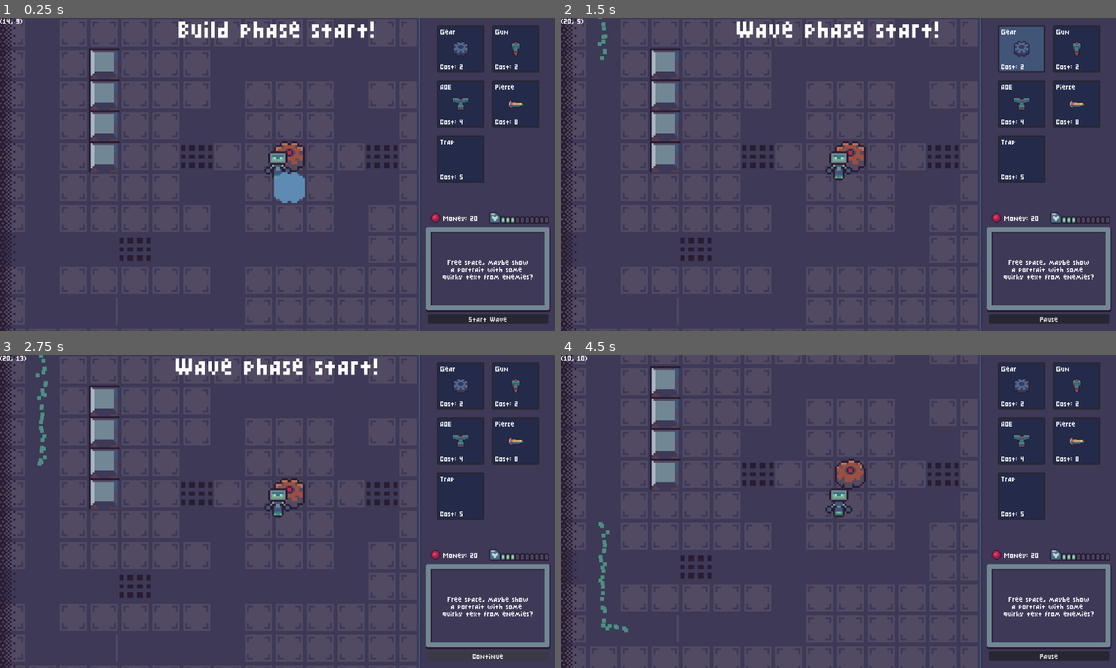
Above: before the commit, frames 1-4 (two rows, left to right).
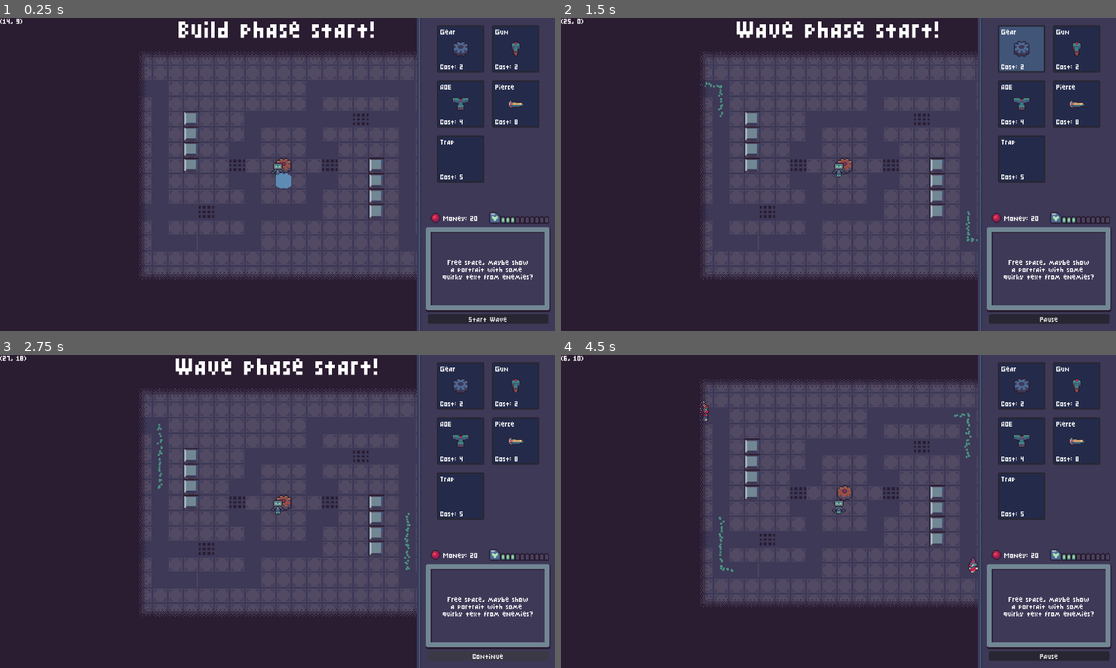
Above: after the commit, the same moments.

Repository: aughckt/spin-to-win
Game: Godot game, scene res://structure/meta/level_manager.tscn
The game is run twice, just before and just after one commit, with the same random seed, the same clock (stepped at 60 frames per second) and the same inputs. The engine's default icon, where the game draws it, is replaced by a stand-in: a white triangle on a blue panel in a dark square.
Inputs (mouse positions are in pixels of both pictures, inside the frame that each line leads up to):
- Up to frame 1 (0.25 s): no input
- Up to frame 2 (1.5 s): click "Start Wave" at 0.5 s; click (1021, 49) at 1.27 s
- Up to frame 3 (2.75 s): click "Pause" at 2 s
- Up to frame 4 (4.5 s): click "Continue" at 2.75 s; tap Enter at 3.5 s; move the mouse to (960, 495) at 3.52 s; hold D (right) 3.53-4.28 s; hold E (interact) 3.53-4.28 s; click (960, 495) at 3.67 s; move the mouse to (727, 527) at 4.27 s; hold S (down) from 4.28 s (still down); tap Mouse wheel down (scroll_down) at 4.35 s

The runs differ from the first frame. In frame 1, 40% of the frame differs, in the area x 0-76%, y 0-100%; in frame 2, 40%; in frame 3, 40%; in frame 4, 41%.

Commit message:
add quips to speaker tower

Diff:
--- a/environment/environment.gd
+++ b/environment/environment.gd
@@ -11,6 +11,7 @@
 @export var underground_gears: Node2D
 @export var bullets: Node2D
 @export var towers: Node2D
+@export var quips: Node2D
 @export var troopers: Node2D
 @export var coords_label: Label
 @export var budget: int = 20
--- a/environment/environment.tscn
+++ b/environment/environment.tscn
@@ -208,7 +208,7 @@
 custom_data_layer_0/type = 2
 sources/0 = SubResource("TileSetAtlasSource_h6u84")
 
-[node name="Environment" type="Node2D" unique_id=123182581 node_paths=PackedStringArray("terrainmap", "tilemap", "gearmap", "gears", "underground_gears", "bullets", "towers", "troopers", "coords_label", "hud", "build_visual", "hud_layer")]
+[node name="Environment" type="Node2D" unique_id=123182581 node_paths=PackedStringArray("terrainmap", "tilemap", "gearmap", "gears", "underground_gears", "bullets", "towers", "quips", "troopers", "coords_label", "hud", "build_visual", "hud_layer")]
 y_sort_enabled = true
 script = ExtResource("1_wjl7u")
 terrainmap = NodePath("Terrain")
@@ -218,6 +218,7 @@
 underground_gears = NodePath("UndergroundGears")
 bullets = NodePath("Bullets")
 towers = NodePath("Towers")
+quips = NodePath("Quips")
 troopers = NodePath("Troopers")
 coords_label = NodePath("DebugHUD/CoordsLabel")
 hud = NodePath("HUD/HUD")
@@ -258,6 +259,9 @@
 z_index = 10
 y_sort_enabled = true
 
+[node name="Quips" type="Node2D" parent="." unique_id=2125755954]
+z_index = 11
+
 [node name="ArrowTiles" type="TileMapLayer" parent="." unique_id=108710037]
 top_level = true
 z_index = 2001
--- a/player/player.tscn
+++ b/player/player.tscn
@@ -319,6 +319,7 @@
 shape = SubResource("CircleShape2D_klfgw")
 
 [node name="Camera2D" type="Camera2D" parent="." unique_id=854915160 node_paths=PackedStringArray("player")]
+zoom = Vector2(0.5, 0.5)
 script = ExtResource("6_boad6")
 player = NodePath("..")
 
--- a/project.godot
+++ b/project.godot
@@ -30,7 +30,6 @@
 
 [display]
 
-window/size/mode=3
 window/stretch/mode="viewport"
 
 [gui]
--- a/towers/aoe_tower/aoe_tower.gd
+++ b/towers/aoe_tower/aoe_tower.gd
@@ -4,6 +4,16 @@
 @onready var aoe_area: Area2D = %Area2D
 @onready var sprite: Sprite2D = $AreaIcon
 @onready var megaphone_sprite: AnimatedSprite2D = %AnimatedMegaphone
+
+@export var sound: Sound
+
+const FILE_PATH: String = "res://towers/aoe_tower/speaker_quips.txt"
+static var quips: PackedStringArray = FileAccess.get_file_as_string(FILE_PATH).split("\n")
+
+var last_quip_idx: int = -1
+
+const QUIP_SPAWN_DIST: Vector2 = Vector2(50, 100)
+const QUIP_SPEED: Vector2 = Vector2(10, 20)
 
 func _process(_delta: float) -> void:
 	if is_powered:
@@ -19,3 +29,27 @@
 			print("AOE DAMAGE")
 			var trooper: Trooper = area
 			trooper.take_damage(data.damage)
+
+	SoundBus.play_sound(sound)
+
+	var quip := Quip.create()
+	quip.set_text(random_quip())
+	quip.reparent.call_deferred(Env.INST.quips)
+	var dir := Vector2.from_angle(randf_range(0, TAU))
+	quip.global_position = global_position + dir * randf_range(QUIP_SPAWN_DIST.x, QUIP_SPAWN_DIST.y)
+	quip.vel = dir * randf_range(QUIP_SPEED.x, QUIP_SPEED.y)
+
+func random_quip() -> String:
+	var size := quips.size()
+	if size == 0:
+		return ""
+
+	if size == 1:
+		return quips[0]
+
+	var idx := last_quip_idx
+	while idx == last_quip_idx:
+		idx = randi_range(0, size - 2) #-2 because godot insists on inserting a line break after the last character
+	last_quip_idx = idx
+
+	return quips[idx]
--- a/towers/aoe_tower/aoe_tower.tscn
+++ b/towers/aoe_tower/aoe_tower.tscn
@@ -3,7 +3,32 @@
 [ext_resource type="PackedScene" uid="uid://qyhxr7brjwsw" path="res://towers/gun_tower/gun_tower.tscn" id="1_w825s"]
 [ext_resource type="Script" uid="uid://b3i1ttqlnn1bq" path="res://towers/aoe_tower/aoe_tower.gd" id="2_0draq"]
 [ext_resource type="Texture2D" uid="uid://btm4vlsmnxvyw" path="res://icon.svg" id="3_0draq"]
+[ext_resource type="Script" uid="uid://ce8myo2y6rl0p" path="res://audio/sound.gd" id="3_y48un"]
+[ext_resource type="AudioStream" uid="uid://chxwebeaykek3" path="res://towers/aoe_tower/speaker/speakertowervoice1.ogg" id="4_jaspd"]
 [ext_resource type="Texture2D" uid="uid://gi3ahjl6xcn5" path="res://towers/aoe_tower/Megaphone.png" id="4_pvsoq"]
+[ext_resource type="AudioStream" uid="uid://w85dlupqglti" path="res://towers/aoe_tower/speaker/speakertowervoice2.ogg" id="5_41p03"]
+[ext_resource type="AudioStream" uid="uid://cviutivil4kjq" path="res://towers/aoe_tower/speaker/speakertowervoice3.ogg" id="6_mqkv7"]
+[ext_resource type="AudioStream" uid="uid://bcv07ebbesatm" path="res://towers/aoe_tower/speaker/speakertowervoice4.ogg" id="7_s8h82"]
+[ext_resource type="AudioStream" uid="uid://v1cet2snl61o" path="res://towers/aoe_tower/speaker/speakertowervoice5.ogg" id="8_exjt6"]
+[ext_resource type="AudioStream" uid="uid://ckuxwvj6gbjam" path="res://towers/aoe_tower/speaker/speakertowervoice6.ogg" id="9_lq52f"]
+[ext_resource type="AudioStream" uid="uid://d24yvgqjnokxh" path="res://towers/aoe_tower/speaker/speakertowervoice7.ogg" id="10_41p03"]
+[ext_resource type="AudioStream" uid="uid://17rds110nmnu" path="res://towers/aoe_tower/speaker/speakertowervoice8.ogg" id="11_mqkv7"]
+
+[sub_resource type="AudioStreamRandomizer" id="AudioStreamRandomizer_uacea"]
+streams_count = 8
+stream_0/stream = ExtResource("4_jaspd")
+stream_1/stream = ExtResource("5_41p03")
+stream_2/stream = ExtResource("6_mqkv7")
+stream_3/stream = ExtResource("7_s8h82")
+stream_4/stream = ExtResource("8_exjt6")
+stream_5/stream = ExtResource("9_lq52f")
+stream_6/stream = ExtResource("10_41p03")
+stream_7/stream = ExtResource("11_mqkv7")
+
+[sub_resource type="Resource" id="Resource_gn13q"]
+script = ExtResource("3_y48un")
+stream = SubResource("AudioStreamRandomizer_uacea")
+metadata/_custom_type_script = "uid://ce8myo2y6rl0p"
 
 [sub_resource type="CircleShape2D" id="CircleShape2D_klfgw"]
 radius = 140.0
@@ -53,6 +78,7 @@
 
 [node name="AOETower" unique_id=304654658 instance=ExtResource("1_w825s")]
 script = ExtResource("2_0draq")
+sound = SubResource("Resource_gn13q")
 
 [node name="Area2D" type="Area2D" parent="." index="1" unique_id=1368491010]
 unique_name_in_owner = true
--- /dev/null
+++ b/towers/aoe_tower/quip.gd
@@ -0,0 +1,39 @@
+class_name Quip
+extends Node2D
+
+const BBCODE_PREFIX: String = "\n[shake rate=10][wave amp=10.0 freq=3.5]"
+@export var label: RichTextLabel
+
+static var pool: Pool
+const scene: PackedScene = preload("res://towers/aoe_tower/quip.tscn")
+
+const LIFE_TIME_S: Vector2 = Vector2(0.8, 1.2)
+var life_time: float
+var vel: Vector2
+
+static var replace: int = "|".to_ascii_buffer()[0]
+static var lbreak: int = "\n".to_ascii_buffer()[0]
+
+func _process(delta: float) -> void:
+	if life_time < 0:
+		remove()
+		return
+	life_time -= delta
+
+	global_position += vel * delta
+
+func set_text(text: String) -> void:
+	label.text = BBCODE_PREFIX + text.replace_char(replace, lbreak) + "\n "
+
+static func _get_pool() -> Pool:
+	if pool == null:
+		pool = Pool.create(scene)
+	return pool
+
+static func create() -> Quip:
+	var quip: Quip = _get_pool().get_inst()
+	quip.life_time = randf_range(LIFE_TIME_S.x, LIFE_TIME_S.y)
+	return quip
+
+func remove() -> void:
+	_get_pool().pool(self)
--- /dev/null
+++ b/towers/aoe_tower/quip.tscn
@@ -0,0 +1,30 @@
+[gd_scene format=3 uid="uid://befmidherco1l"]
+
+[ext_resource type="Script" uid="uid://ecsctj8bg74u" path="res://towers/aoe_tower/quip.gd" id="1_fqaaj"]
+
+[node name="Quip" type="Node2D" unique_id=11048055 node_paths=PackedStringArray("label")]
+scale = Vector2(2, 2)
+script = ExtResource("1_fqaaj")
+label = NodePath("RichTextLabel")
+
+[node name="RichTextLabel" type="RichTextLabel" parent="." unique_id=1491182321]
+anchors_preset = 8
+anchor_left = 0.5
+anchor_top = 0.5
+anchor_right = 0.5
+anchor_bottom = 0.5
+offset_left = -60.0
+offset_top = -6.0
+offset_right = 60.0
+offset_bottom = 6.0
+grow_horizontal = 2
+grow_vertical = 2
+theme_override_constants/line_separation = 8
+bbcode_enabled = true
+text = "[shake rate=10][wave amp=10.0 freq=3.5]Something clever"
+fit_content = true
+scroll_active = false
+autowrap_mode = 0
+shortcut_keys_enabled = false
+horizontal_alignment = 1
+vertical_alignment = 1
--- a/towers/tower_data/aoe_tower_data.tres
+++ b/towers/tower_data/aoe_tower_data.tres
@@ -10,6 +10,6 @@
 scene = ExtResource("2_hxcat")
 name = "AOE"
 icon = ExtResource("1_n3jp2")
-shot_delay_sec = 1.0
+shot_delay_sec = 1.3
 damage = 25
 metadata/_custom_type_script = "uid://b55436prbbuts"
Not shown, added: towers/aoe_tower/quip.gd.uid
Not shown, added: towers/aoe_tower/speaker/speakertowervoice1.ogg.import
Not shown, added: towers/aoe_tower/speaker/speakertowervoice2.ogg.import
Not shown, added: towers/aoe_tower/speaker/speakertowervoice3.ogg.import
Not shown, added: towers/aoe_tower/speaker/speakertowervoice4.ogg.import
Not shown, added: towers/aoe_tower/speaker/speakertowervoice5.ogg.import
Not shown, added: towers/aoe_tower/speaker/speakertowervoice6.ogg.import
Not shown, added: towers/aoe_tower/speaker/speakertowervoice7.ogg.import
Not shown, added: towers/aoe_tower/speaker/speakertowervoice8.ogg.import
Not shown, added: towers/aoe_tower/speaker_quips.txt
Not shown, added: towers/aoe_tower/speaker/speakertowervoice1.ogg
Not shown, added: towers/aoe_tower/speaker/speakertowervoice2.ogg
(and 6 more such lines)
